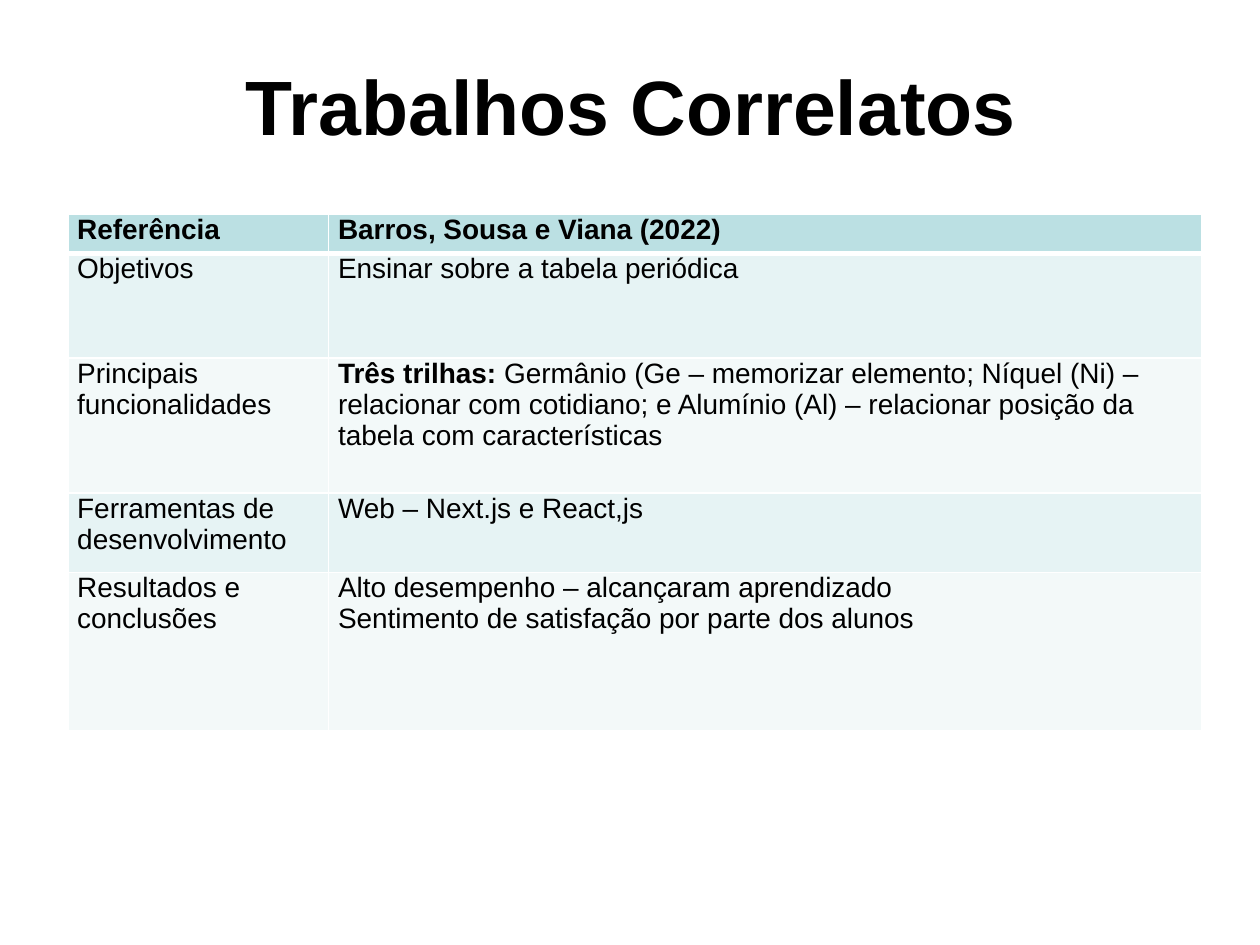
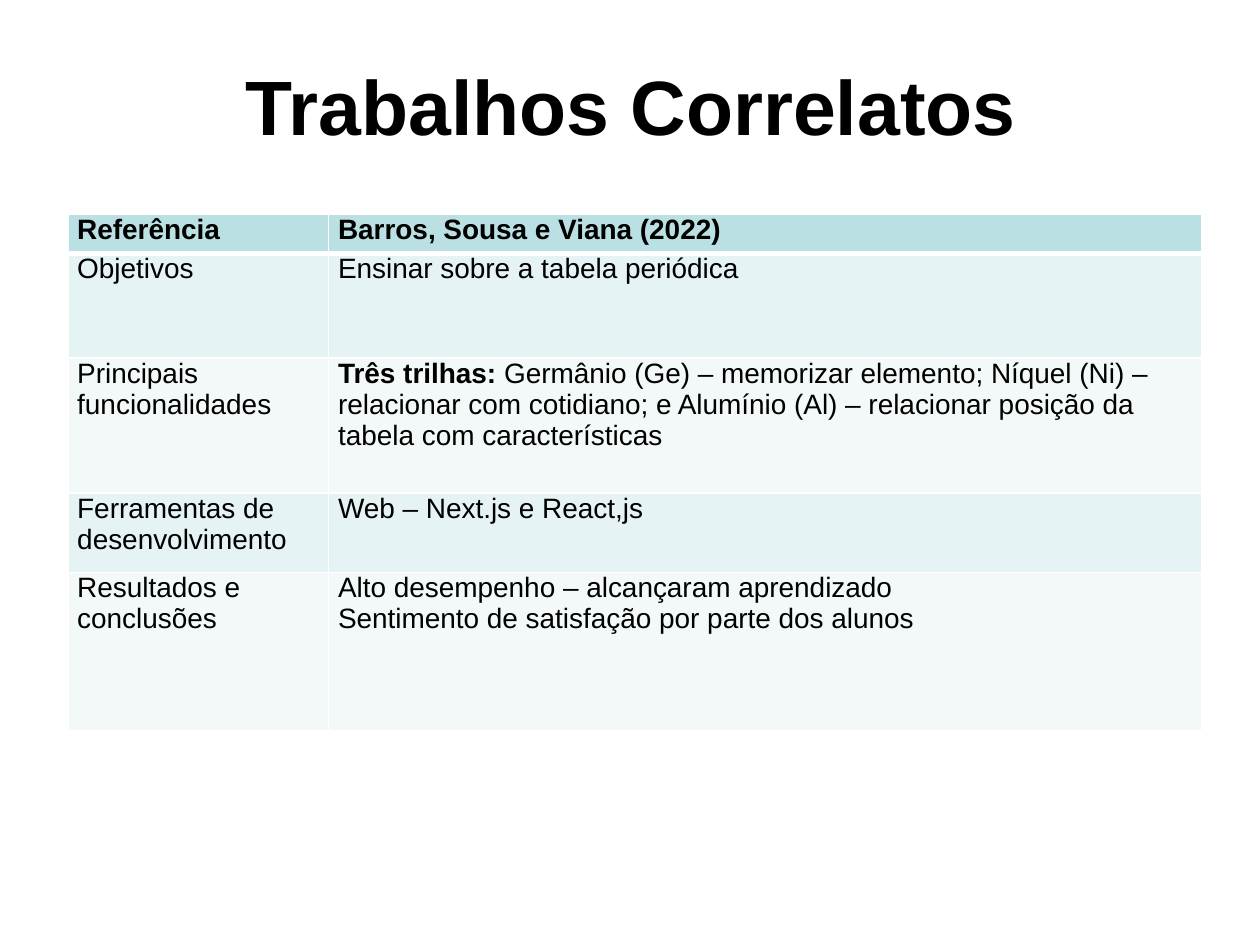
Before and after one commit to PanicAThePython/tcc_NataliaSensWeise, a slide deck: slide 7 of Slides_NataliaSensWeise.pptx. Drawn at 1260x945 pixels with LibreOffice and Linux fonts; fonts in the diff are those of the drawing; background and template pictures are left out. Boxes give left, top, right and bottom in pixels: in the first picture for what was removed or moved away, otherwise in the second. Text is boxed around its words. In the diff, an @@ line names an element or a change of style, - is before the commit and + after.

```diff
--- a/Slides_NataliaSensWeise.pptx
+++ b/Slides_NataliaSensWeise.pptx
@@ table at [68,214,1202,732] @@
-row 3, column 2: Três trilhas: Germânio (Ge – memorizar elemento; Níquel (Ni) – relacionar com cotidiano; e Alumínio (Al) – relacionar posição da tabela com características
+row 3, column 2: Três trilhas: Germânio (Ge) – memorizar elemento; Níquel (Ni) – relacionar com cotidiano; e Alumínio (Al) – relacionar posição da tabela com características
```
Also in this commit, not shown: 3 other slides changed.
